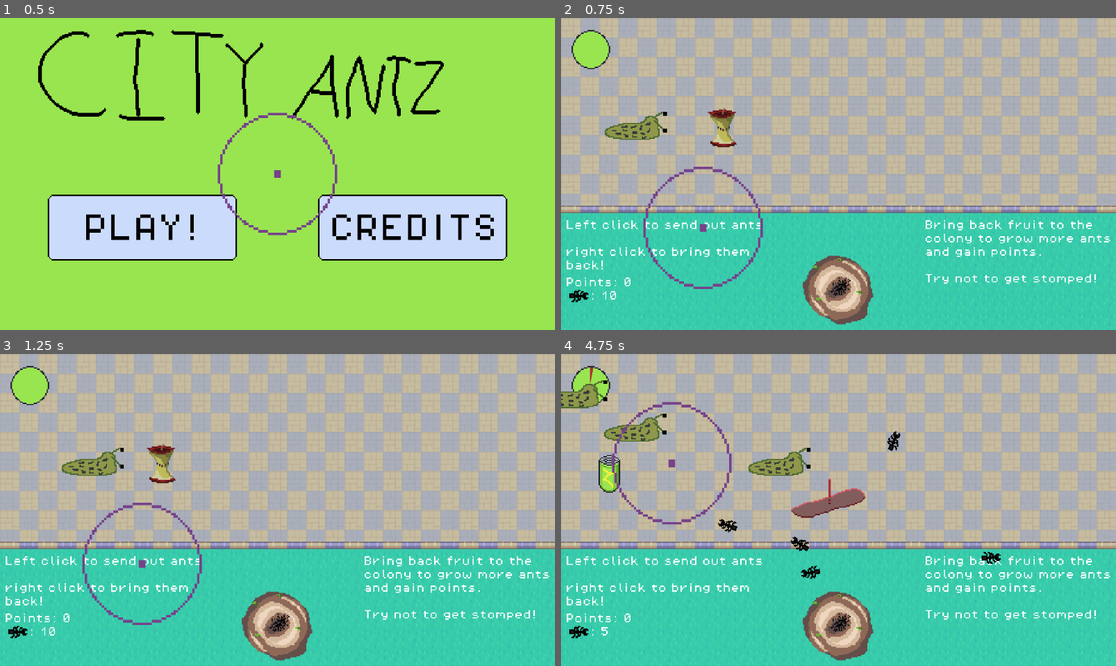
Above: before the commit, frames 1-4 (two rows, left to right).
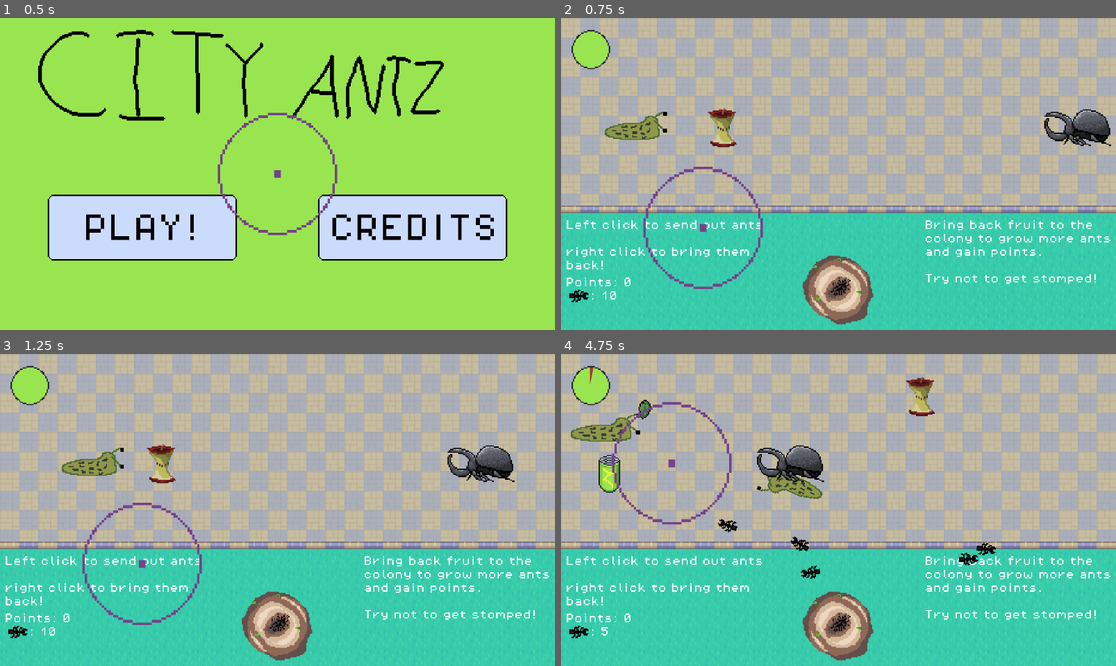
Above: after the commit, the same moments.

Repository: kiankiko9999/KDS-Ants
Game: Godot game, scene res://Scenes/MainMenu.tscn
Same seed, same stepped clock (60 frames per second), same inputs: the game is played once before the commit and once after it. Sound files missing from this copy of the repository are replaced by a short silence.
Inputs (mouse positions are in pixels of both pictures, inside the frame that each line leads up to):
- Up to frame 1 (0.5 s): no input
- Up to frame 2 (0.75 s): tap Enter at 0.5 s; move the mouse to (705, 227) at 0.52 s; click (705, 227) at 0.67 s
- Up to frame 3 (1.25 s): no input
- Up to frame 4 (4.75 s): tap Enter every 0.75 s from 1.25 to 4.25 s; move the mouse to (727, 525) at 1.27 s; click (727, 525) at 1.42 s; move the mouse to (894, 441) at 2.02 s; click (894, 441) at 2.17 s; move the mouse to (810, 572) at 2.77 s; click (810, 572) at 2.92 s; move the mouse to (1005, 556) at 3.52 s; click (1005, 556) at 3.67 s; move the mouse to (672, 463) at 4.27 s; click (672, 463) at 4.42 s

Frame 1 is identical in both runs. In frame 2, 0.9% of the frame differs, in the area x 86-100%, y 29-42%; in frame 3, 0.9%; in frame 4, 4.3%, in the area x 0-80%, y 7-68%.

Commit message:
Beetle added

Diff:
--- a/kds-project-1/Scenes/BaseScene.tscn
+++ b/kds-project-1/Scenes/BaseScene.tscn
@@ -1,15 +1,15 @@
 [gd_scene format=4 uid="uid://drebd6j1to7yo"]
 
-[ext_resource type="Script" uid="uid://ta176fmat7qs" path="res://Scripts/base_scene.gd" id="1_eumj5"]
+[ext_resource type="Script" path="res://Scripts/base_scene.gd" id="1_eumj5"]
 [ext_resource type="TileSet" uid="uid://chd654wmf23aa" path="res://Assets/Tilemaps/RPG Urban Kit .tres" id="1_yga4i"]
 [ext_resource type="PackedScene" uid="uid://bqbu2wmib8ojy" path="res://Scenes/ant_controller.tscn" id="2_ufl4h"]
-[ext_resource type="PackedScene" uid="uid://hs3h540jwxp2" path="res://Scenes/Energy Drink.tscn" id="5_orcbb"]
-[ext_resource type="PackedScene" path="res://Scenes/Instructions.tscn" id="6_56e3h"]
+[ext_resource type="PackedScene" uid="uid://dpeo4lp5lur0e" path="res://Scenes/Instructions.tscn" id="6_56e3h"]
 [ext_resource type="PackedScene" uid="uid://dke0id8kxi5ql" path="res://Scenes/game_controller.tscn" id="7_56e3h"]
 [ext_resource type="Texture2D" uid="uid://d3jbeixi1h8wu" path="res://Assets/Sprites/Animations/Antimation.png" id="7_eumj5"]
 [ext_resource type="PackedScene" uid="uid://dcpa1ri03l7kl" path="res://Scenes/Sluggy.tscn" id="8_eumj5"]
 [ext_resource type="PackedScene" uid="uid://csnionl4rdsj4" path="res://Scenes/MouseReticle.tscn" id="8_sbiut"]
 [ext_resource type="PackedScene" uid="uid://cgvx8mcv84tpc" path="res://Scenes/Apple.tscn" id="9_sbiut"]
+[ext_resource type="PackedScene" uid="uid://bis07ghl8manp" path="res://Scenes/Beetle.tscn" id="11_hhixo"]
 
 [sub_resource type="AtlasTexture" id="AtlasTexture_sbiut"]
 atlas = ExtResource("7_eumj5")
@@ -42,7 +42,6 @@
 position = Vector2(232, -70)
 
 [node name="Node2D" parent="." unique_id=2005130439 instance=ExtResource("7_56e3h")]
-energyDrink = ExtResource("5_orcbb")
 
 [node name="Node2D2" parent="." unique_id=1359435645 instance=ExtResource("6_56e3h")]
 position = Vector2(4, -94)
@@ -59,3 +58,6 @@
 
 [node name="Area2D2" parent="." unique_id=584575149 instance=ExtResource("9_sbiut")]
 position = Vector2(135, -166)
+
+[node name="Area2D3" parent="." unique_id=962095329 instance=ExtResource("11_hhixo")]
+position = Vector2(432, -169)
--- /dev/null
+++ b/kds-project-1/Scenes/Beetle.tscn
@@ -0,0 +1,45 @@
+[gd_scene format=3 uid="uid://bis07ghl8manp"]
+
+[ext_resource type="Script" uid="uid://c2c75mh7pg5eh" path="res://Scripts/beetle.gd" id="1_ipb8m"]
+[ext_resource type="Texture2D" uid="uid://cj6v2my2pifpx" path="res://Assets/Sprites/Animations/Fatbeetle(animation).png" id="2_okpmu"]
+
+[sub_resource type="RectangleShape2D" id="RectangleShape2D_t72gn"]
+
+[sub_resource type="AtlasTexture" id="AtlasTexture_4y2ou"]
+atlas = ExtResource("2_okpmu")
+region = Rect2(0, 0, 64, 64)
+
+[sub_resource type="AtlasTexture" id="AtlasTexture_75rrb"]
+atlas = ExtResource("2_okpmu")
+region = Rect2(64, 0, 64, 64)
+
+[sub_resource type="SpriteFrames" id="SpriteFrames_g410f"]
+animations = [{
+"frames": [{
+"duration": 1.0,
+"texture": SubResource("AtlasTexture_4y2ou")
+}, {
+"duration": 1.0,
+"texture": SubResource("AtlasTexture_75rrb")
+}],
+"loop": true,
+"name": &"Walking",
+"speed": 5.0
+}]
+
+[node name="Area2D" type="Area2D" unique_id=962095329]
+collision_layer = 0
+collision_mask = 15
+script = ExtResource("1_ipb8m")
+
+[node name="CollisionShape2D" type="CollisionShape2D" parent="." unique_id=1632045782]
+position = Vector2(-11.63, 3.79)
+scale = Vector2(1.29, 1.29)
+shape = SubResource("RectangleShape2D_t72gn")
+
+[node name="AnimatedSprite2D" type="AnimatedSprite2D" parent="." unique_id=1336653759]
+sprite_frames = SubResource("SpriteFrames_g410f")
+animation = &"Walking"
+
+[connection signal="area_entered" from="." to="." method="_on_area_entered"]
+[connection signal="body_entered" from="." to="." method="_on_body_entered"]
--- a/kds-project-1/Scenes/Radioactive Liquid.tscn
+++ b/kds-project-1/Scenes/Radioactive Liquid.tscn
@@ -5,13 +5,13 @@
 [ext_resource type="AudioStream" uid="uid://qu6qoqulm3yo" path="res://Assets/Audio/collect2_ArcadeSoundFXPreviews_DanielJohnston.wav" id="3_njts8"]
 
 [sub_resource type="CircleShape2D" id="CircleShape2D_v002n"]
-radius = 19.0
 
 [node name="Area2D" type="Area2D" unique_id=584575149]
 collision_mask = 3
 script = ExtResource("1_rxdhp")
 weight = 4
 ants_to_spawn = 0
+attach_radius = 10.0
 radioactive = true
 
 [node name="CollisionShape2D" type="CollisionShape2D" parent="." unique_id=1066962747]
--- a/kds-project-1/Scenes/Sluggy.tscn
+++ b/kds-project-1/Scenes/Sluggy.tscn
@@ -28,7 +28,7 @@
 [sub_resource type="RectangleShape2D" id="RectangleShape2D_f1cas"]
 size = Vector2(17, 20)
 
-[node name="Area2D" type="Area2D" unique_id=2030329116]
+[node name="Area2D2" type="Area2D" unique_id=2030329116]
 collision_mask = 15
 script = ExtResource("1_kvd35")
 
--- a/kds-project-1/Scenes/game_controller.tscn
+++ b/kds-project-1/Scenes/game_controller.tscn
@@ -7,7 +7,9 @@
 [ext_resource type="PackedScene" uid="uid://cgvx8mcv84tpc" path="res://Scenes/Apple.tscn" id="5_k0qbb"]
 [ext_resource type="PackedScene" uid="uid://hlle17lugwsm" path="res://Scenes/Radioactive Liquid.tscn" id="6_k0qbb"]
 [ext_resource type="PackedScene" uid="uid://dcpa1ri03l7kl" path="res://Scenes/Sluggy.tscn" id="7_27abl"]
+[ext_resource type="PackedScene" path="res://Scenes/Energy Drink.tscn" id="7_gruqv"]
 [ext_resource type="PackedScene" uid="uid://cyxiew6gac4v6" path="res://Scenes/leaf.tscn" id="8_6nxga"]
+[ext_resource type="PackedScene" uid="uid://bis07ghl8manp" path="res://Scenes/Beetle.tscn" id="10_g3622"]
 
 [node name="Node2D" type="Node2D" unique_id=2005130439]
 script = ExtResource("1_nqxm2")
@@ -16,8 +18,10 @@
 blueberry = ExtResource("4_7la68")
 appleCore = ExtResource("5_k0qbb")
 radioactiveLiquid = ExtResource("6_k0qbb")
+energyDrink = ExtResource("7_gruqv")
 sluggy = ExtResource("7_27abl")
 leaf = ExtResource("8_6nxga")
+beetle = ExtResource("10_g3622")
 linearTimeToDoubleDifficulty_InSeconds = 30.0
 
 [node name="Timer" type="Timer" parent="." unique_id=782326902]
--- a/kds-project-1/Scripts/Fruit.gd
+++ b/kds-project-1/Scripts/Fruit.gd
@@ -30,6 +30,7 @@
 		for ant in attached_ants:
 			if is_instance_valid(ant):
 				ant.idle_animation()
+		moving = false
 		return
 	var direction = (nest_target - global_position)
 	if direction.length() < 8.0:
@@ -129,4 +130,10 @@
 
 func eaten():
 	print("Fruit has been eaten")
+	for ant in attached_ants:
+		if ant != null:
+			var index = attached_ants.find(ant)
+			attached_ants[index].attached_fruit = null
+			attached_ants[index] = null
+
 	queue_free()
--- a/kds-project-1/Scripts/ant.gd
+++ b/kds-project-1/Scripts/ant.gd
@@ -8,26 +8,35 @@
 var moving: bool = false
 var lives: int
 var speedMultiplier: float = 1
+var p1: Vector2
+var p2: Vector2
+var airborn: bool = false
+var t: float = 0.0
 
 @export var attached_fruit = null
 @onready var animated_sprite = $AnimatedSprite2D
 const ARRIVE_THRESHOLD = 8.0
 
 func _physics_process(delta):
-	if not moving:
-		if attached_fruit == null:
-			idle_animation()
-		return
-	walking_animation()
-	var direction = (target - global_position)
-	if direction.length() < ARRIVE_THRESHOLD:
-		global_position = target
-		moving = false
-		return
+	if !airborn:
+		if not moving:
+			if attached_fruit == null:
+				idle_animation()
+			return
+		walking_animation()
+		var direction = (target - global_position)
+		if direction.length() < ARRIVE_THRESHOLD:
+			global_position = target
+			moving = false
+			return
+		velocity = direction.normalized() * speed * speedMultiplier
+		rotation = direction.normalized().angle() + PI / 2
+		move_and_slide()
+	else:
+		t+=delta/5.0
+		global_position = _quadratic_bezier(global_position, p1, p2, t)
+		rotation += .2 / delta
 
-	velocity = direction.normalized() * speed * speedMultiplier
-	rotation = direction.normalized().angle() + PI / 2
-	move_and_slide()
 
 func move_to(pos: Vector2):
 	target = pos
@@ -85,3 +94,20 @@
 		animated_sprite.play("Idle")
 	else:
 		animated_sprite.play("Radioactive Idle")
+
+
+func flung():
+	p1 = Vector2(randf_range(16, 448),randf_range(-240, -112))
+	p2 = Vector2((global_position.x + p1.x)/2, ((global_position.y + p1.y)/2)+600)
+	if attached_fruit != null:
+		attached_fruit.detach_ant(self)
+	airborn = true
+	await get_tree().create_timer(0.5).timeout
+	target = global_position
+	airborn = false
+
+func _quadratic_bezier(p0: Vector2, p1: Vector2, p2: Vector2, t: float):
+	var q0 = p0.lerp(p1, t)
+	var q1 = p1.lerp(p2, t)
+	var r = q0.lerp(q1, t)
+	return r
--- /dev/null
+++ b/kds-project-1/Scripts/beetle.gd
@@ -0,0 +1,24 @@
+extends Area2D
+
+@export var speed = -1
+@onready var animated_sprite = $AnimatedSprite2D
+
+func _ready() -> void:
+	animated_sprite.play("Walking")
+
+func _physics_process(delta):
+	move_local_x(speed)
+	if position.x <= -10:
+		queue_free()
+
+
+func _on_body_entered(body):
+	if body.has_method("flung"):
+		print("flinging ant")
+		body.flung()
+
+
+func _on_area_entered(area: Area2D) -> void:
+	if area.has_method("flung"):
+		print("flinging ant")
+		area.flung()
--- a/kds-project-1/Scripts/game_controller.gd
+++ b/kds-project-1/Scripts/game_controller.gd
@@ -8,7 +8,7 @@
 @export var energyDrink: PackedScene
 @export var sluggy: PackedScene
 @export var leaf: PackedScene
-
+@export var beetle: PackedScene
 
 @export var gameOn = true
 @export var linearTimeToDoubleDifficulty_InSeconds: float
@@ -17,9 +17,10 @@
 @export var appleSpawnRate = 0.1
 @export var blueberrySpawnRate = 0.2
 @export var radioactiveLiquidSpawnRate = 0.05
-@export var sluggySpawnRate = 0.1
+@export var sluggySpawnRate = 0.05
 @export var leafSpawnRate = .3
 @export var energyDrinkSpawnRate = 0.05
+@export var beetleSpawnRate = .03
 
 @onready var spawnTimer = $Timer
 
@@ -44,6 +45,8 @@
 		spawnLeaf()
 	if gameOn and randf() < energyDrinkSpawnRate:
 		spawnEnergyDrink()
+	if gameOn and randf() < beetleSpawnRate:
+		spawnBeetle()
 
 func spawnShoe():
 	#print("It Works")
@@ -97,3 +100,9 @@
 	var rand_y = randf_range(-240, -112)
 	instanceLeaf.position = Vector2(rand_x, rand_y)
 	add_child(instanceLeaf)
+
+func spawnBeetle():
+	var instanceBeetle = beetle.instantiate()
+	var rand_y = randf_range(-240, -112)
+	instanceBeetle.position = Vector2(500, rand_y)
+	add_child(instanceBeetle)
--- a/kds-project-1/Scripts/sluggy.gd
+++ b/kds-project-1/Scripts/sluggy.gd
@@ -2,15 +2,23 @@
 
 @export var speed = .5
 @onready var animated_sprite = $AnimatedSprite2D
+var p1: Vector2
+var p2: Vector2
+var airborn: bool = false
+var t: float = 0.0
 
 func _ready() -> void:
-	body_entered.connect(_on_body_entered)
 	animated_sprite.play("Sliding")
 
 func _physics_process(delta):
-	move_local_x(speed)
-	if position.x >= 550:
-		queue_free()
+	if !airborn:
+		move_local_x(speed)
+		if global_position.x >= 550:
+			queue_free()
+	else:
+		t+=delta/5.0
+		global_position = _quadratic_bezier(global_position, p1, p2, t)
+		rotation += .2 / delta
 
 
 func _on_body_entered(body):
@@ -24,3 +32,17 @@
 	if area.has_method("eaten"):
 		print("eating fruit")
 		area.eaten()
+
+func flung():
+	p1 = Vector2(randf_range(16, 448),randf_range(-240, -150))
+	p2 = Vector2((global_position.x + p1.x)/2, ((global_position.y + p1.y)/2)+600)
+	airborn = true
+	await get_tree().create_timer(0.5).timeout
+	airborn = false
+	rotation = 0
+
+func _quadratic_bezier(p0: Vector2, p1: Vector2, p2: Vector2, t: float):
+	var q0 = p0.lerp(p1, t)
+	var q1 = p1.lerp(p2, t)
+	var r = q0.lerp(q1, t)
+	return r
Not shown, added: kds-project-1/Scripts/beetle.gd.uid
